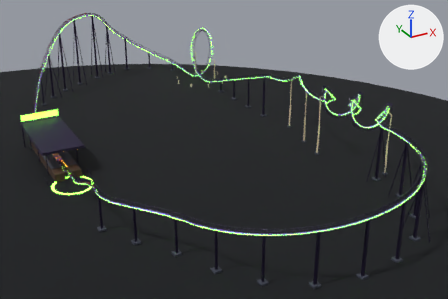
The Blender file model/roller_coaster/roller_coaster.blend: old version first, new version second.
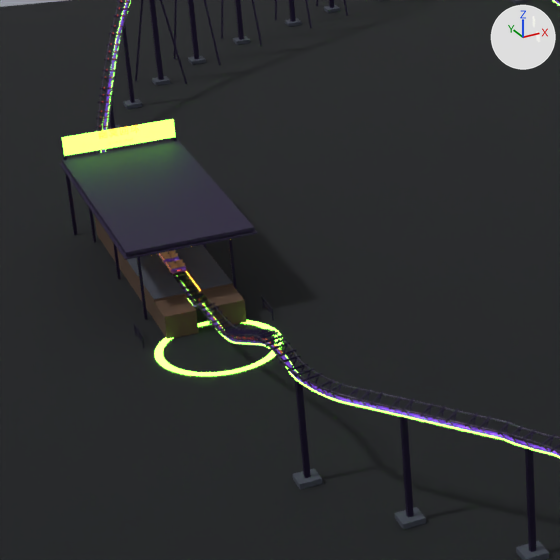
The first picture shows the older version from a camera (50 mm lens) standing at (-22.8, -104.8, 71.6) and looking at (55.8, 38.1, 0.1). The close-ups show the older and then the newer version on the part from 0% to 41% of the width and 23% to 86% of the height of that picture. Only the edits that show in the close-ups are written down. The axes (+X, +Y, +Z) are drawn at upper right. The lights are the same throughout.

Objects in the first close-up: 'NL_GroundPrev', 'NL_GroundRing', 'NL_Plat', 'NL_PlatTop', 'NL_Roof', 'NL_SignPhos', 'NL_Track_column', 'NL_Track_foot', 'NL_Track_rail', 'NL_Track_spine', 'NL_Track_steel' and 9 more.
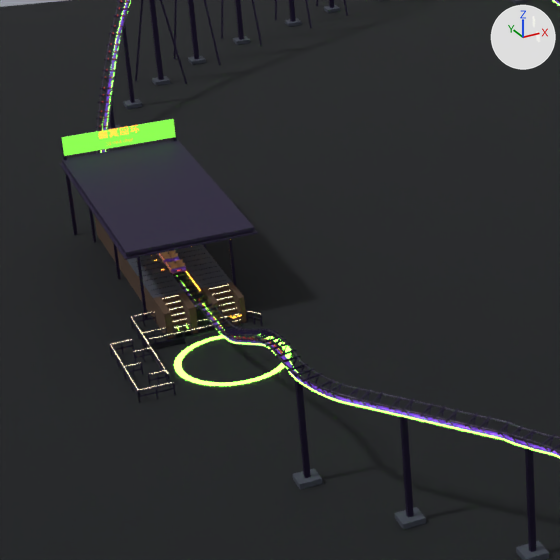
The edits, one by one:
In material 'NL_SignPhos' (mat_nl_signphos), emission_strength goes from 4.0 to 1.0.
me_nl_track_bead is used by ob_nl_track_bead; location (0.0, 0.0, 0.0).
me_nl_track_bead had 144 vertices, 108 faces and spanned x 77.2..85.3, y 5.5..107.6, z 9.3..17.8.
me_nl_track_bead now has 488 vertices, 366 faces and spans x 3.2..85.3, y 5.5..107.6, z 0.3..17.8.
me_nl_track_bead part 1: 104 vertices added at x 4.1..15.9, y 39.2..44.2, z 1.1.
Other edits to the shape of me_nl_track_bead do not show in these pictures.
me_nl_plat is used by ob_nl_plat; location (0.0, 0.0, 0.0).
me_nl_plat had 32 vertices, 24 faces and spanned x 8.0..15.0, y 40.6..66.0, z 0.0..2.3.
me_nl_plat now has 160 vertices, 120 faces and spans x 8.0..15.0, y 40.6..66.0, z 0.0..2.4.
me_nl_plat part 2: a new loose piece, a box spanning x 8.05..8.65, y 40.6..44.2, z 0.02..2.41, in mat_nl_platform (brown #4a3526).
me_nl_plat part 3: a new loose piece, a box spanning x 8.65..10.15, y 41.11..41.63, z 0.0..0.68, in mat_nl_platform (brown #4a3526).
me_nl_plat part 4: a new loose piece, a box spanning x 8.65..10.15, y 41.63..42.14, z 0.0..1.02, in mat_nl_platform (brown #4a3526).
me_nl_plat part 5: a new loose piece, a box spanning x 8.65..10.15, y 42.14..42.66, z 0.0..1.36, in mat_nl_platform (brown #4a3526).
me_nl_plat part 6: a new loose piece, a box spanning x 8.65..10.15, y 42.66..43.17, z 0.0..1.7, in mat_nl_platform (brown #4a3526).
me_nl_plat part 7: a new loose piece, a box spanning x 8.65..10.15, y 43.17..43.69, z 0.0..2.04, in mat_nl_platform (brown #4a3526).
me_nl_plat part 8: a new loose piece, a box spanning x 8.65..10.15, y 43.69..44.2, z 0.0..2.38, in mat_nl_platform (brown #4a3526).
me_nl_plat part 9: a new loose piece, a box spanning x 12.7..14.5, y 40.6..41.11, z 0.0..0.34, in mat_nl_platform (brown #4a3526).
me_nl_plat part 10: a new loose piece, a box spanning x 12.7..14.5, y 41.11..41.63, z 0.0..0.68, in mat_nl_platform (brown #4a3526).
me_nl_plat part 11: a new loose piece, a box spanning x 12.7..14.5, y 41.63..42.14, z 0.0..1.02, in mat_nl_platform (brown #4a3526).
me_nl_plat part 12: a new loose piece, a box spanning x 12.7..14.5, y 42.14..42.66, z 0.0..1.36, in mat_nl_platform (brown #4a3526).
me_nl_plat part 13: a new loose piece, a box spanning x 12.7..14.5, y 42.66..43.17, z 0.0..1.7, in mat_nl_platform (brown #4a3526).
me_nl_plat part 14: a new loose piece, a box spanning x 12.7..14.5, y 43.17..43.69, z 0.0..2.04, in mat_nl_platform (brown #4a3526).
me_nl_plat part 15: a new loose piece, a box spanning x 12.7..14.5, y 43.69..44.2, z 0.0..2.38, in mat_nl_platform (brown #4a3526).
me_nl_plat part 16: 10 vertices removed from x 8.0..15.0, y 40.6..44.2, z 0.0..2.1; 18 vertices added at x 10.1..15.0, y 40.6..44.2, z 0.0..2.4.
Other edits to the shape of me_nl_plat do not show in these pictures.
me_nl_groundring is used by ob_nl_groundring; location (0.0, 0.0, 0.0).
me_nl_groundring had 192 vertices, 48 faces and spanned x 6.2..16.8, y 31.7..42.3, z 0.06.
me_nl_groundring now has 192 vertices, 48 faces and spans x 7.1..16.7, y 29.5..39.1, z 0.06.
me_nl_groundring part 17: 192 of 192 vertices moved; they spanned x 6.2..16.8, y 31.7..42.3, z 0.06 and now span x 7.1..16.7, y 29.5..39.1, z 0.06; mean shift (0.4, -2.7, 0.0).

Location of each change, (x1, y1, x2, y2) in pixels of the close-ups (560 x 560 px; the box of a moved part takes in the faces that stretch with it):
'NL_SignPhos', surface changed (darker)
    both: (61, 119, 176, 156)
'NL_GroundRing', reshaped (9% narrower, 7% shorter)
    before: (154, 320, 283, 376)
    after: (174, 334, 291, 386)
'NL_Track_bead', reshaped (not visible before)
    after: (110, 285, 260, 390)
part 1 of me_nl_track_bead, added
    after: (122, 311, 260, 342)
part 2 of me_nl_plat, added (brown)
    after: (153, 297, 174, 339)
part 3 of me_nl_plat, added
    after: (173, 322, 190, 332)
part 4 of me_nl_plat, added (mostly hidden)
    after: (172, 317, 188, 325)
part 5 of me_nl_plat, added (mostly hidden)
    after: (171, 311, 186, 319)
part 6 of me_nl_plat, added (mostly hidden)
    after: (168, 305, 184, 313)
part 7 of me_nl_plat, added (mostly hidden)
    after: (164, 299, 181, 308)
part 8 of me_nl_plat, added
    after: (161, 294, 179, 302)
part 9 of me_nl_plat, added
    after: (221, 318, 241, 327)
part 10 of me_nl_plat, added
    after: (220, 312, 239, 322)
part 11 of me_nl_plat, added (mostly hidden)
    after: (219, 306, 237, 315)
part 12 of me_nl_plat, added (mostly hidden)
    after: (218, 300, 235, 309)
part 13 of me_nl_plat, added (mostly hidden)
    after: (215, 295, 233, 303)
part 14 of me_nl_plat, added (mostly hidden)
    after: (211, 289, 231, 298)
part 15 of me_nl_plat, added
    after: (207, 283, 229, 292)
part 16 of me_nl_plat, moved or reshaped
    before: (154, 285, 247, 339)
    after: (178, 282, 247, 334)
